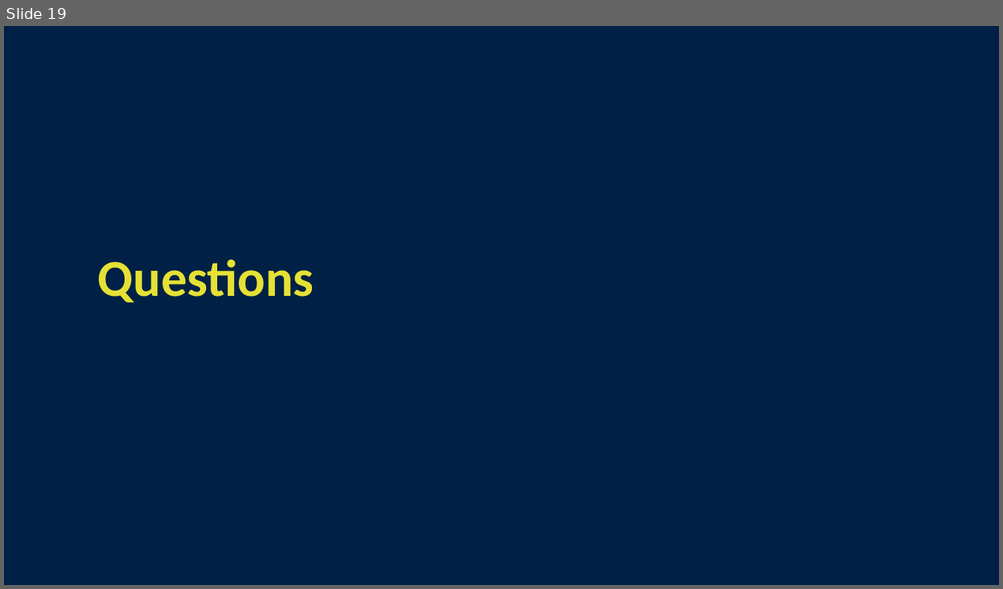
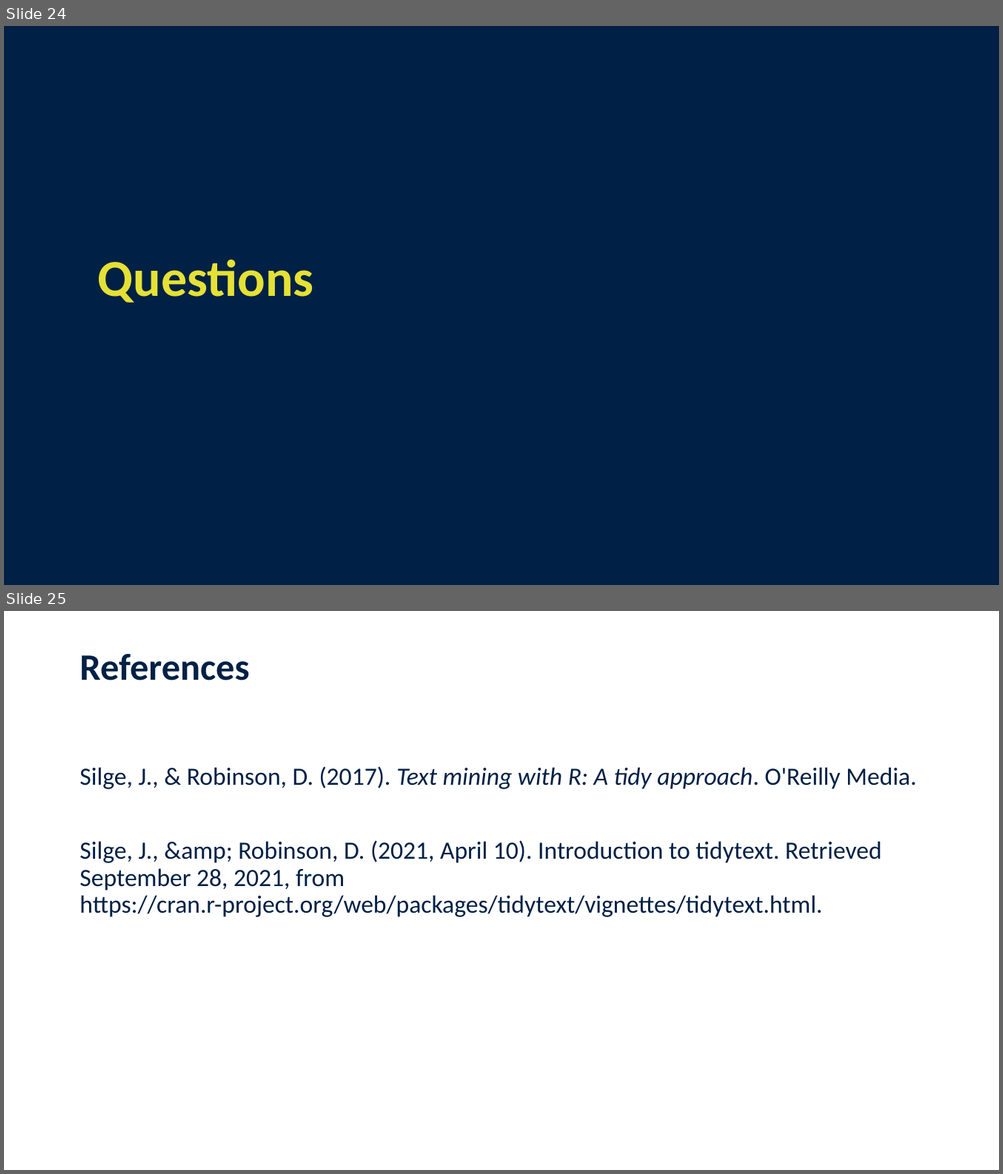
Before and after one commit to jennschilling/sentiment-analysis-in-R, a slide deck: slides/Sentiment Analysis in R.pptx. Shown one above the other, each under a label of ours: slide 19 before the commit, slides 24 and 25 after it. The pictures are 1003x589 and 1003x1174 pixels, drawn with LibreOffice and Linux fonts; fonts in the diff are those of the drawing; background and template pictures are left out. Boxes give left, top, right and bottom in pixels: in the first picture for what was removed or moved away, otherwise in the second. Text is boxed around its words. In the diff, an @@ line names an element or a change of style, - is before the commit and + after.

```diff
--- a/slides/Sentiment Analysis in R.pptx
+++ b/slides/Sentiment Analysis in R.pptx
@@ slide 25 added at [4,611,999,1170], background #FFFFFF @@
@@ title added at [79,654,249,681], 36 pt, text #002045, bold @@
+References
@@ text added at [79,766,916,917], 24 pt, text #002045 @@
+Silge, J., & Robinson, D. (2017). Text mining with R: A tidy approach. O'Reilly Media.
+Silge, J., &amp; Robinson, D. (2021, April 10). Introduction to tidytext. Retrieved September 28, 2021, from https://cran.r-project.org/web/packages/tidytext/vignettes/tidytext.html.
@@ what was slide 19 is now slide 24 @@
```
Also in this commit, not shown: 7 slides changed, 7 other slides added, 3 slides removed.
